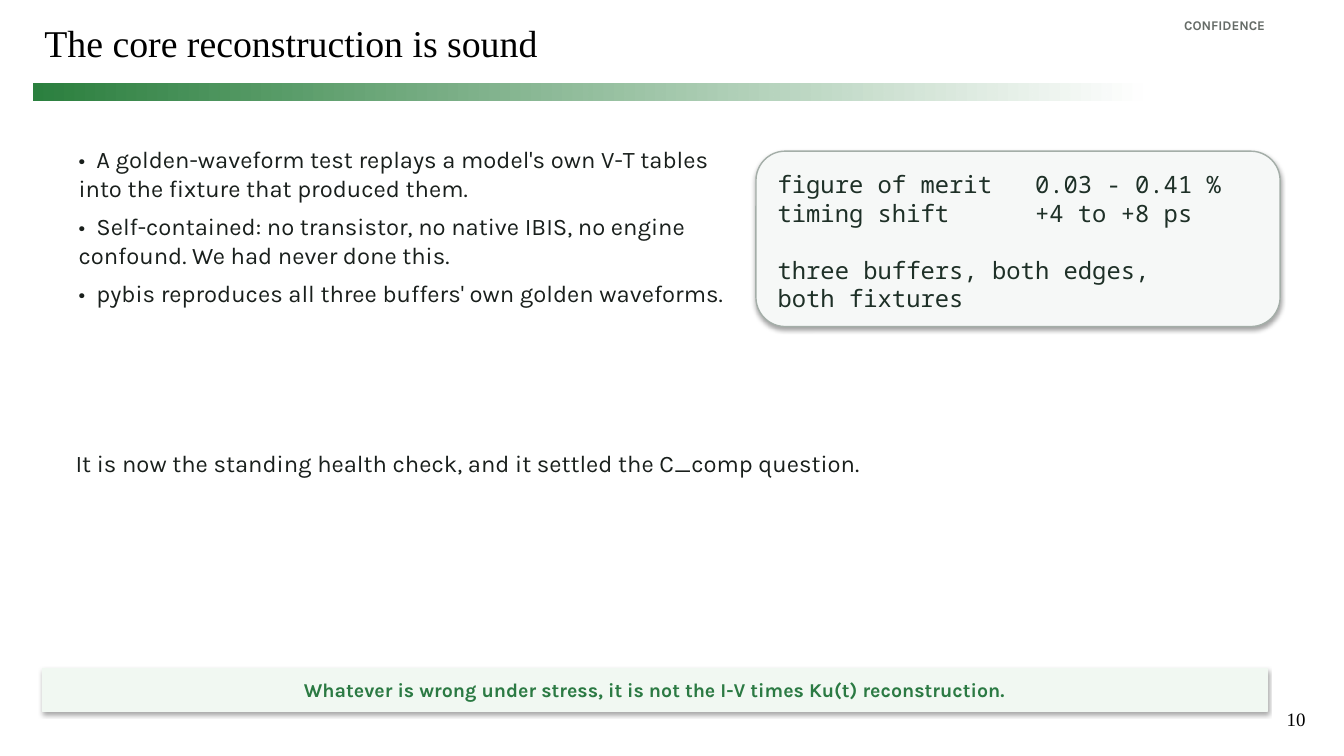
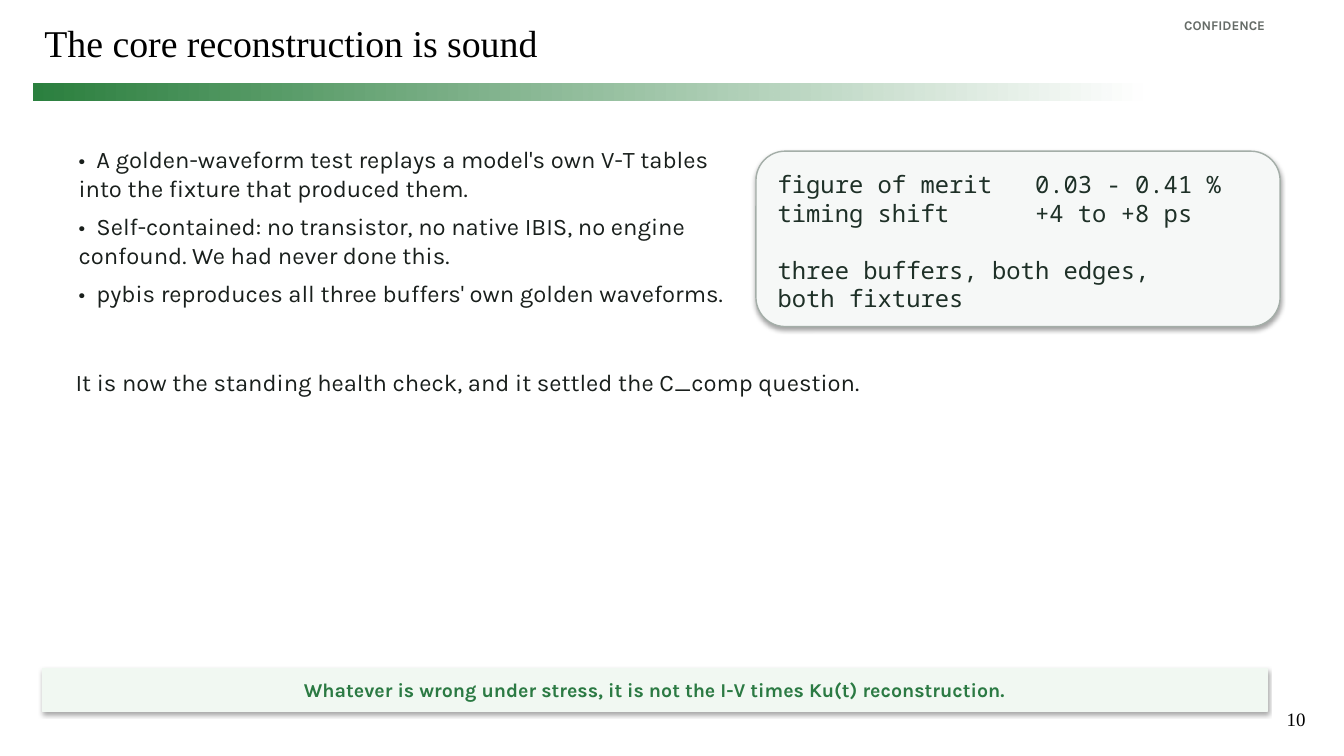
Before and after one commit to simon9721/ibis_comparison, a slide deck: slide 10 of results/meeting_deck_2026-09-04/ibis_pybis_status_2026-09-04.pptx. Drawn at 1344x756 pixels with LibreOffice and Linux fonts; fonts in the diff are those of the drawing. Boxes give left, top, right and bottom in pixels: in the first picture for what was removed or moved away, otherwise in the second. Text is boxed around its words. In the diff, an @@ line names an element or a change of style, - is before the commit and + after.

```diff
--- a/results/meeting_deck_2026-09-04/ibis_pybis_status_2026-09-04.pptx
+++ b/results/meeting_deck_2026-09-04/ibis_pybis_status_2026-09-04.pptx
@@ text "It is now the standing ...": place and size @@
-text "It is now the standing ..." at [76, 455, 859, 478]
+text "It is now the standing ..." at [76, 374, 859, 397]
```
Also in this commit, not shown: 3 other slides changed, 5 other files.
